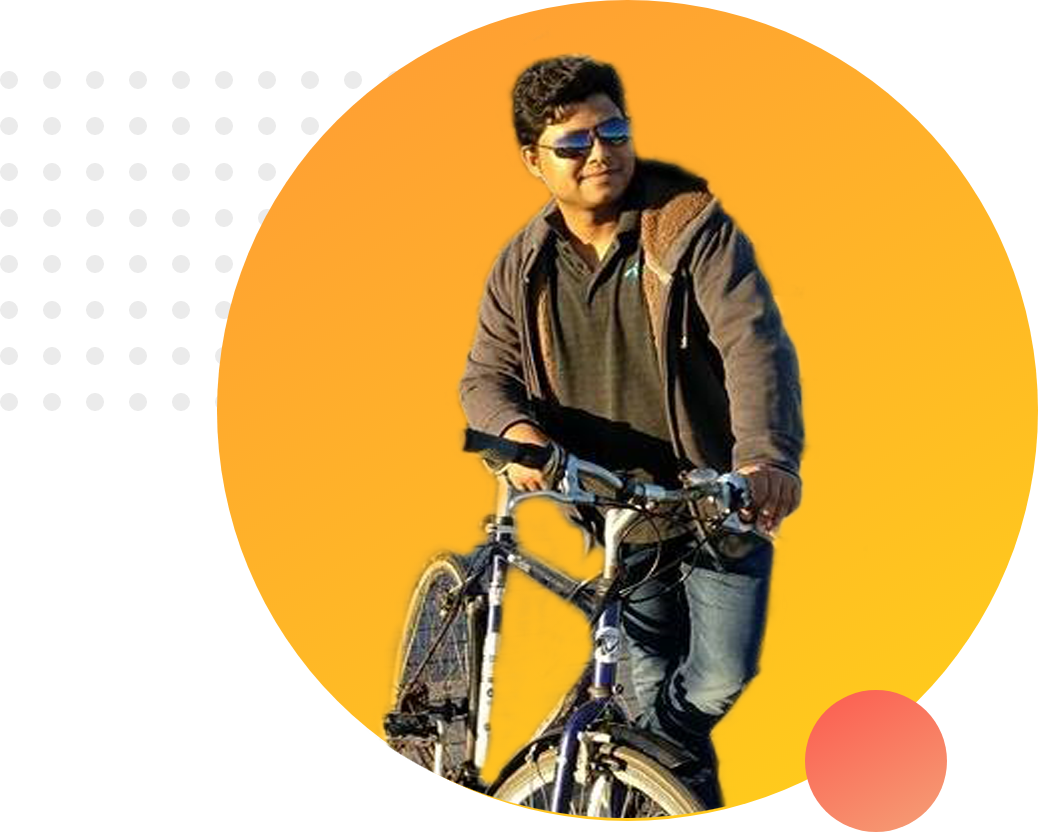
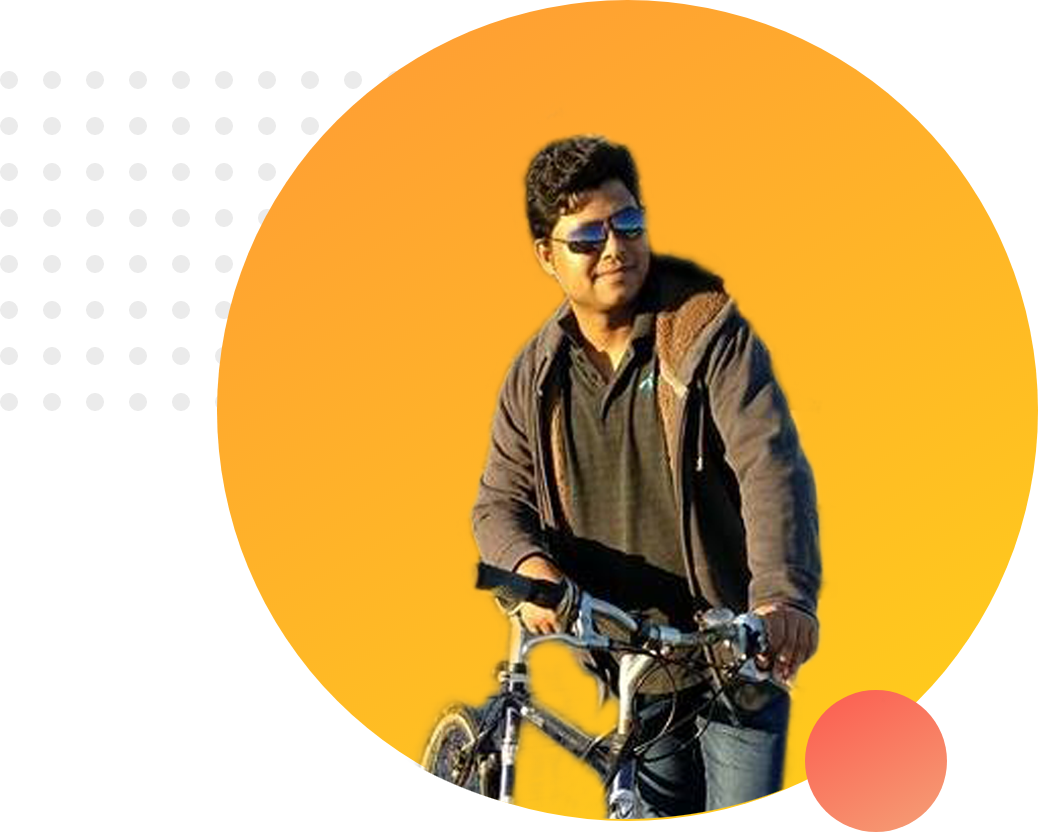
Two versions of the same layered image (1038x832). Layer-by-layer changes:
painted on "Layer 1" over [375, 31, 831, 819]
